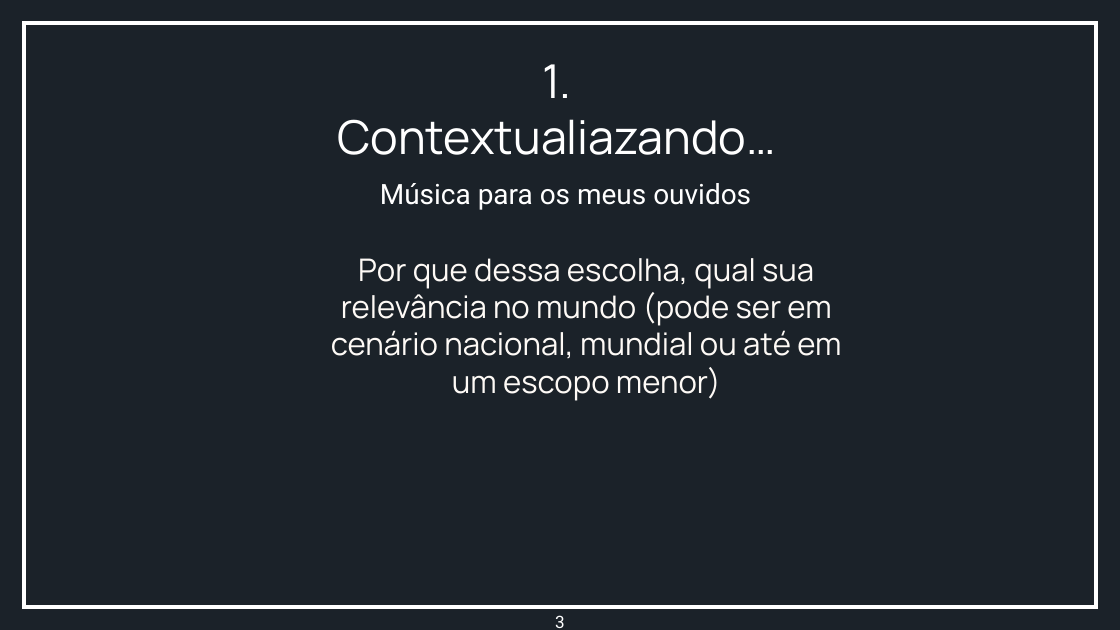
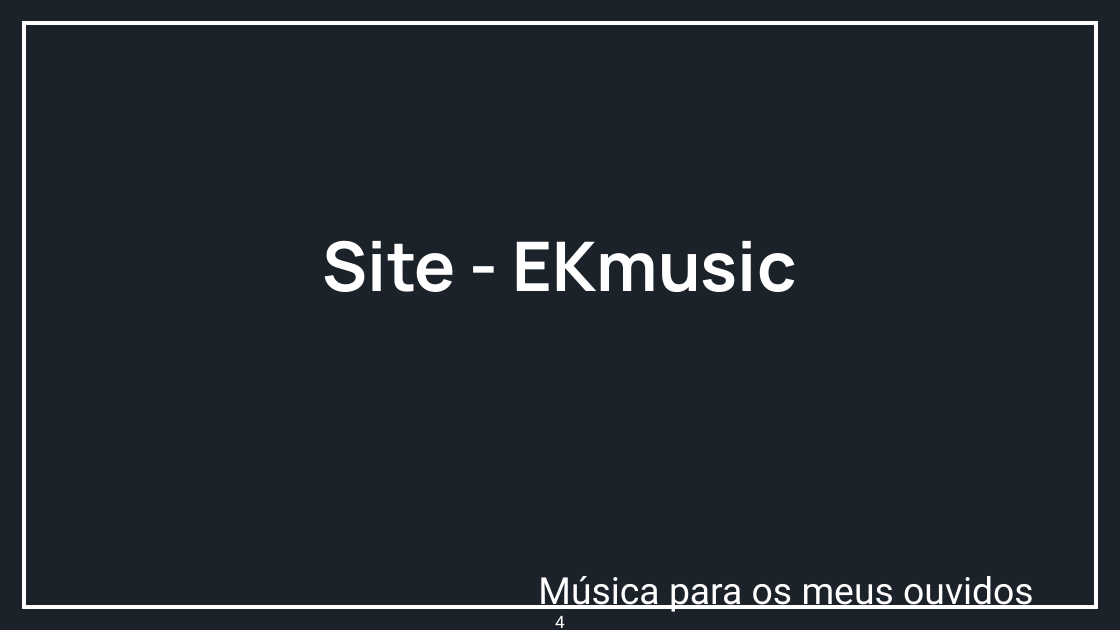
Before and after one commit to EnzoFBS/Projeto-EkMusic, a slide deck: slide 4 of Documentação - Roteiro/Apresentação.pptx (slide 3 before the commit). Drawn at 1120x630 pixels with LibreOffice and Linux fonts; fonts in the diff are those of the drawing; background and template pictures are left out; a plain dark background stands for a picture behind light text. Boxes give left, top, right and bottom in pixels: in the first picture for what was removed or moved away, otherwise in the second. Text is boxed around its words. In the diff, an @@ line names an element or a change of style, - is before the commit and + after.

Commit message:
ppt-100%

```diff
--- a/Documentação - Roteiro/Apresentação.pptx
+++ b/Documentação - Roteiro/Apresentação.pptx
@@ title removed at [337, 64, 776, 155] @@
-1.
-Contextualiazando…
@@ title added at [323, 240, 796, 292], 44 pt, text #FFFFFF, bold @@
+Site - EKmusic
@@ text removed at [331, 258, 841, 401] @@
-Por que dessa escolha, qual sua relevância no mundo (pode ser em cenário nacional, mundial ou até em um escopo menor)
@@ subtitle "Música para os meus ouvidos": place and size @@
-subtitle "Música para os meus ouvidos" at [380, 183, 751, 210]
+subtitle "Música para os meus ouvidos" at [538, 576, 1034, 612]
@@ subtitle "Música para os meus ouvidos" at [538, 576, 1034, 612]: size 18 to 24 pt @@
@@ page number at [555, 616, 565, 628]: text changed @@
-3
+4
```
Also in this commit, not shown: 4 other slides changed, 1 slide removed, 1 other file.
